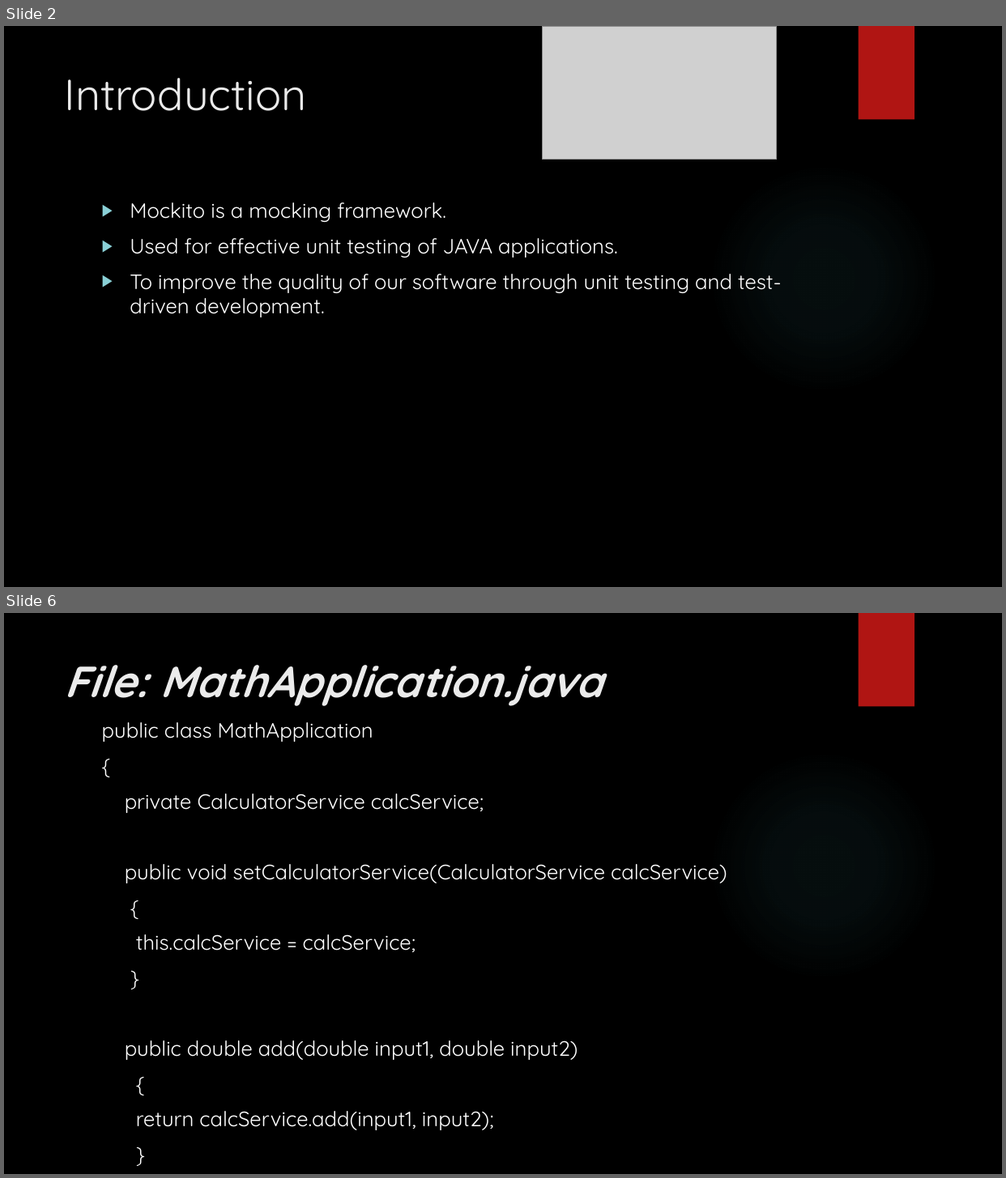
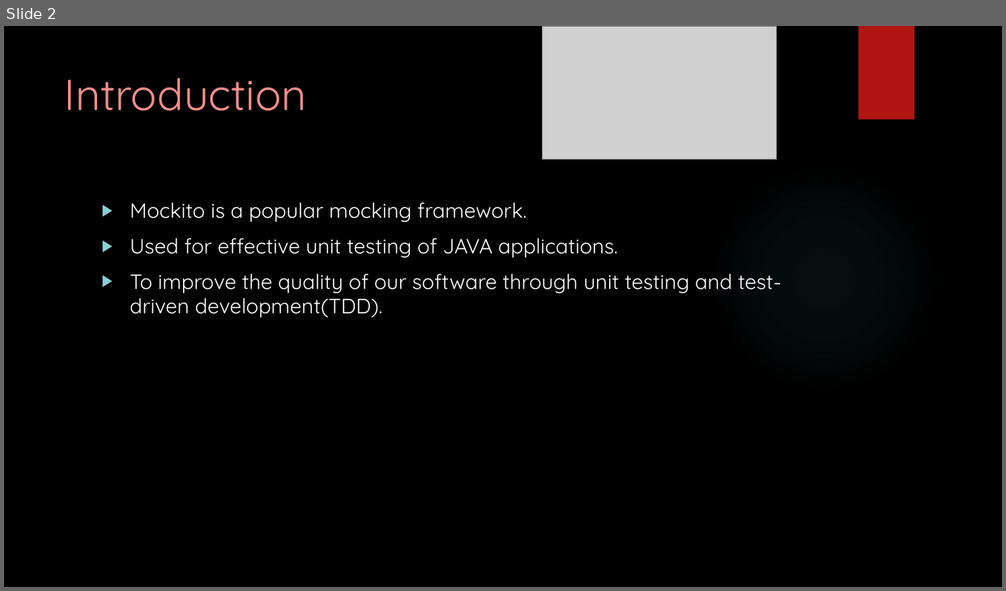
Before and after one commit to rasjaisw/training, a slide deck: assignments/Rashmi_jaiswal.pptx. Shown one above the other, each under a label of ours: slides 2 and 6 before the commit, slide 2 after it; the slides between them are not shown. The pictures are 1006x1178 and 1006x591 pixels, drawn with LibreOffice and Linux fonts; fonts in the diff are those of the drawing; grey boxes stand for pictures; background and template pictures are left out. Boxes give left, top, right and bottom in pixels: in the first picture for what was removed or moved away, otherwise in the second. Text is boxed around its words. In the diff, an @@ line names an element or a change of style, - is before the commit and + after.

Commit message:
rashmi mockito ppt

```diff
--- a/assignments/Rashmi_jaiswal.pptx
+++ b/assignments/Rashmi_jaiswal.pptx
@@ slide 6 removed at (4, 613, 1002, 1174), background picture (left out); not listed: 2 template elements that a slide beside it also shows @@
@@ title removed at (65, 665, 603, 706) @@
-File: MathApplication.java
@@ text removed at (102, 722, 727, 1131) @@
-public class MathApplication
-{
-private CalculatorService calcService;
-public void setCalculatorService(CalculatorService calcService)
-{
-this.calcService = calcService;
-}
-public double add(double input1, double input2)
-{
-return calcService.add(input1, input2);
-}
@@ slide 2 changed as well @@
@@ title "Introduction" at (65, 78, 307, 111): text colour #EBEBEB to #F38F8D @@
@@ text at (130, 203, 526, 222): text changed @@
-▶ Mockito is a mocking framework.
+▶ Mockito is a popular mocking framework.
@@ text at (130, 274, 782, 318): text changed @@
-▶ To improve the quality of our software through unit testing and test-driven development.
+▶ To improve the quality of our software through unit testing and test-driven development(TDD).
```
Also in this commit, not shown: 5 other slides changed, 9 slides added, 8 other slides removed.
